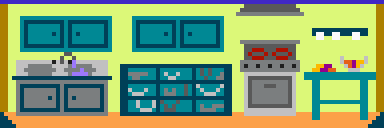
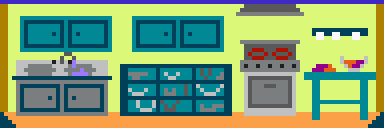
Layered file, before and after one edit (384x128). Changes by layer:
painted on "tables" over (x1=312, y1=60, x2=364, y2=72)
